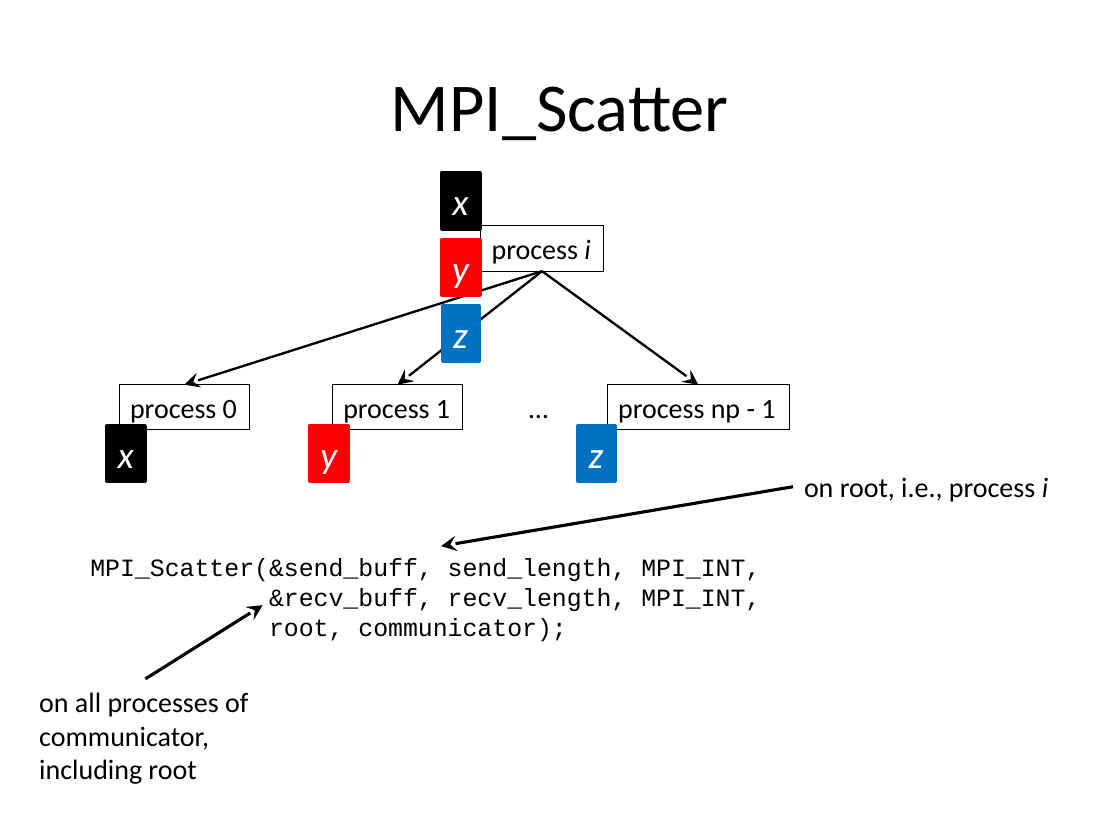
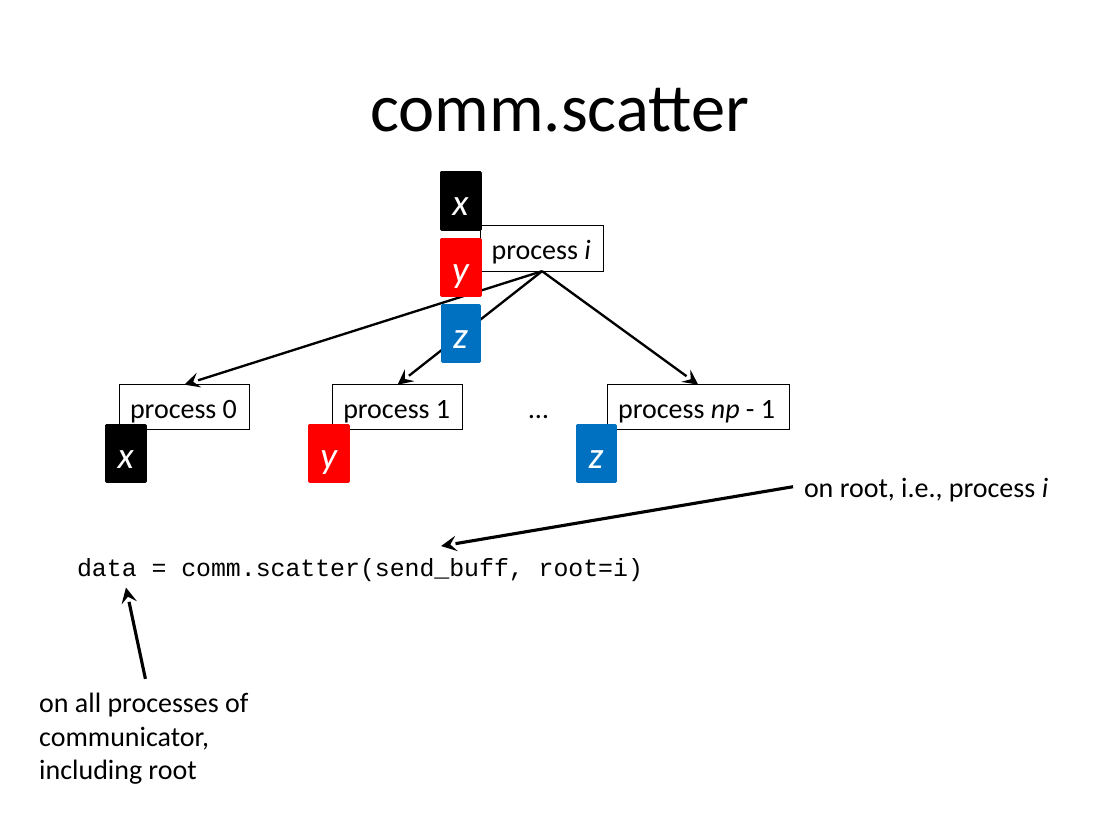
Before and after one commit to gjbex/training-material, a slide deck: slide 16 of Python/Mpi4py/mpi4py.pptx (slide 19 before the commit). Drawn at 1120x840 pixels with LibreOffice and Linux fonts; fonts in the diff are those of the drawing. Boxes give left, top, right and bottom in pixels: in the first picture for what was removed or moved away, otherwise in the second. Text is boxed around its words. In the diff, an @@ line names an element or a change of style, - is before the commit and + after.

```diff
--- a/Python/Mpi4py/mpi4py.pptx
+++ b/Python/Mpi4py/mpi4py.pptx
@@ title at [370,87,749,132]: text changed @@
-MPI_Scatter
+comm.scatter
@@ rectangle "process np - 1" at [607,385,790,430]: italic on in "np" @@
@@ text at [77,558,643,581]: text changed @@
-MPI_Scatter(&send_buff, send_length, MPI_INT,
-&recv_buff, recv_length, MPI_INT,
-root, communicator);
+data = comm.scatter(send_buff, root=i)
@@ arrow moved from (146, 679) - (263, 605) to (146, 679) - (127, 588) @@
```
Also in this commit, not shown: 12 other slides changed, 1 slide added, 2 slides removed.
